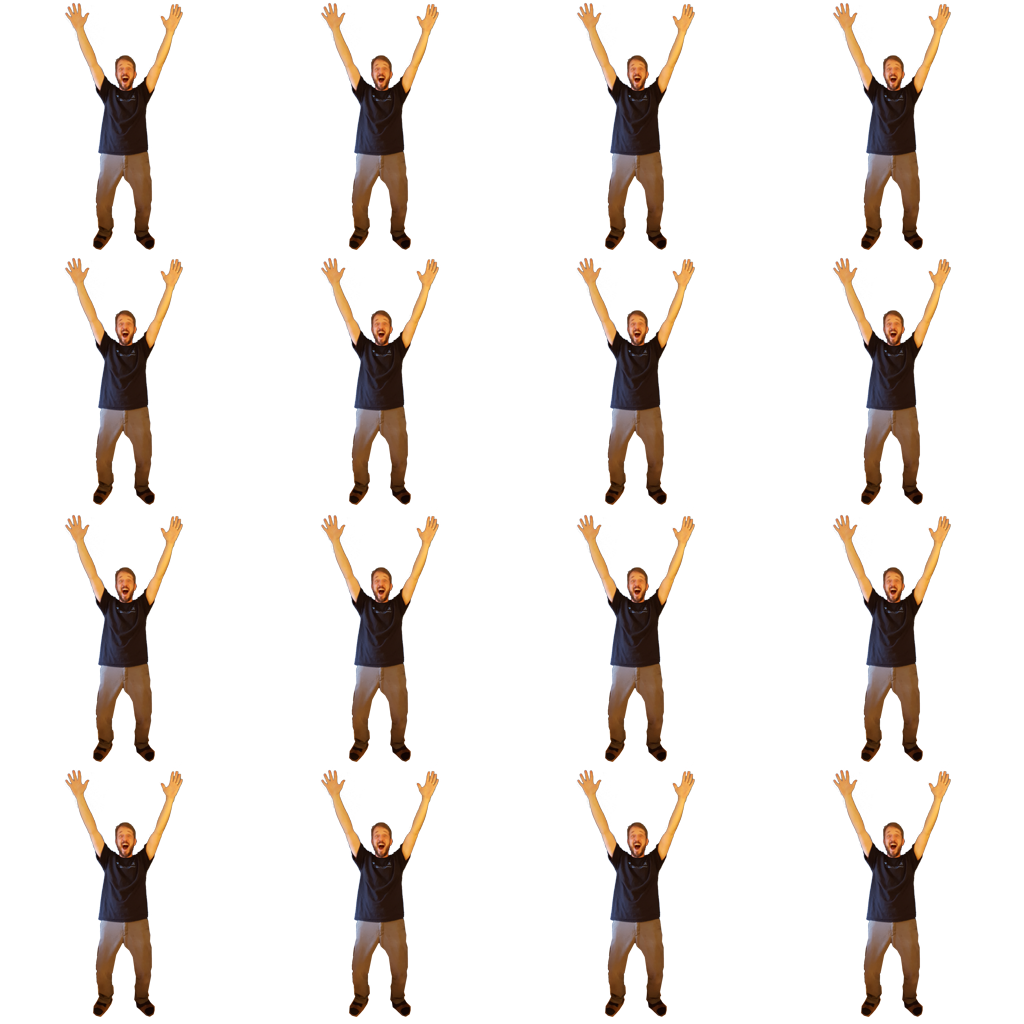
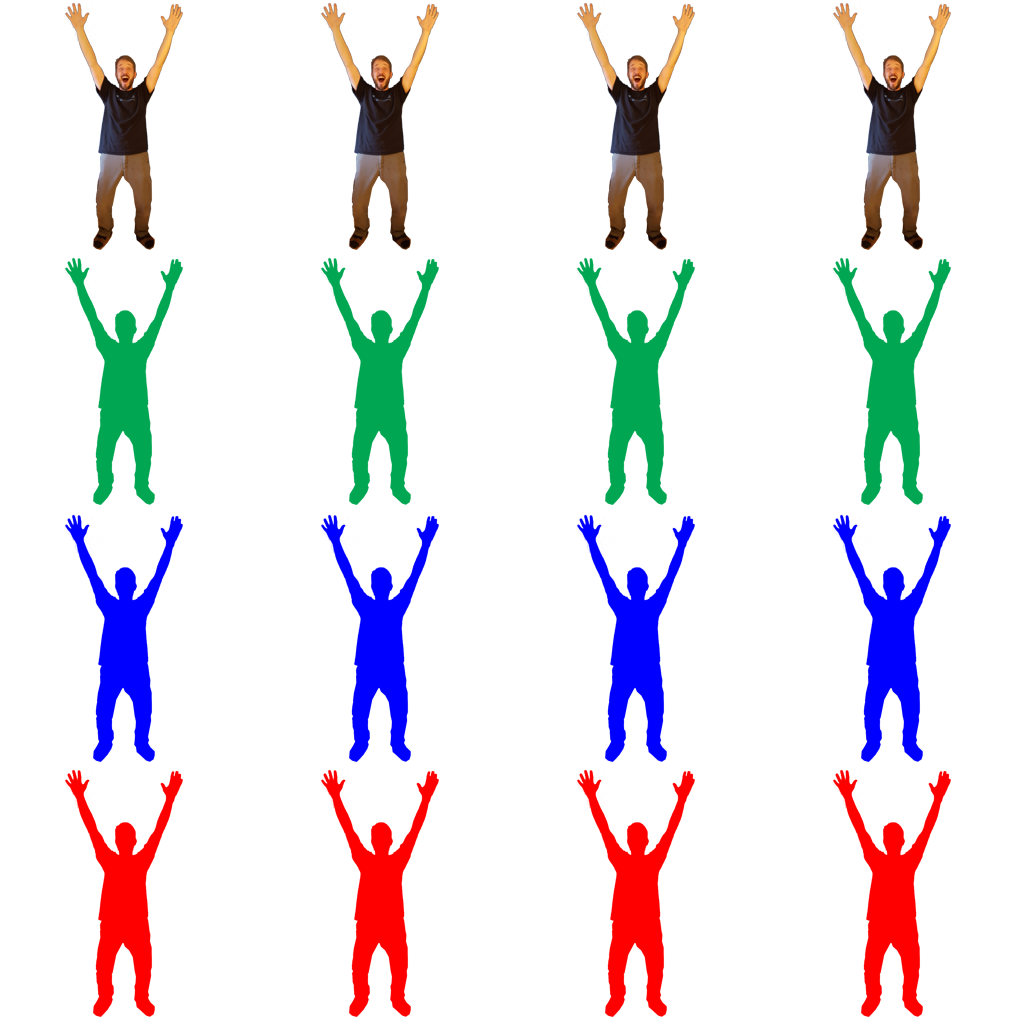
Layers edited between the first and the second 1024 x 1024 image:
pixels changed over [64, 257, 951, 1017] (layer not identified)
